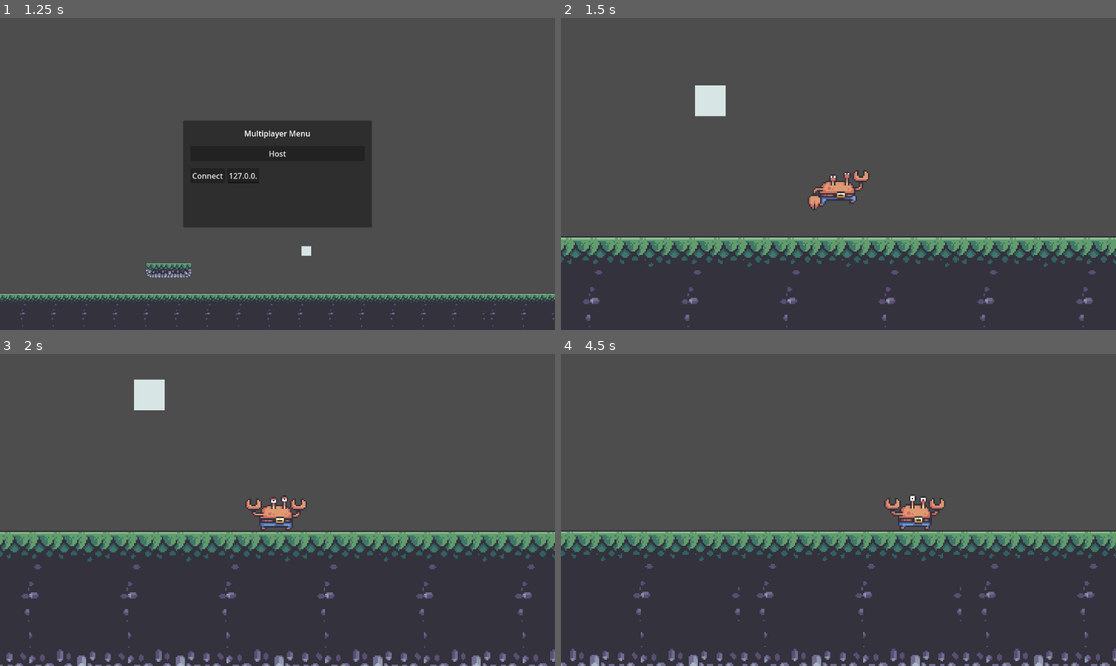
Above: before the commit, frames 1-4 (two rows, left to right).
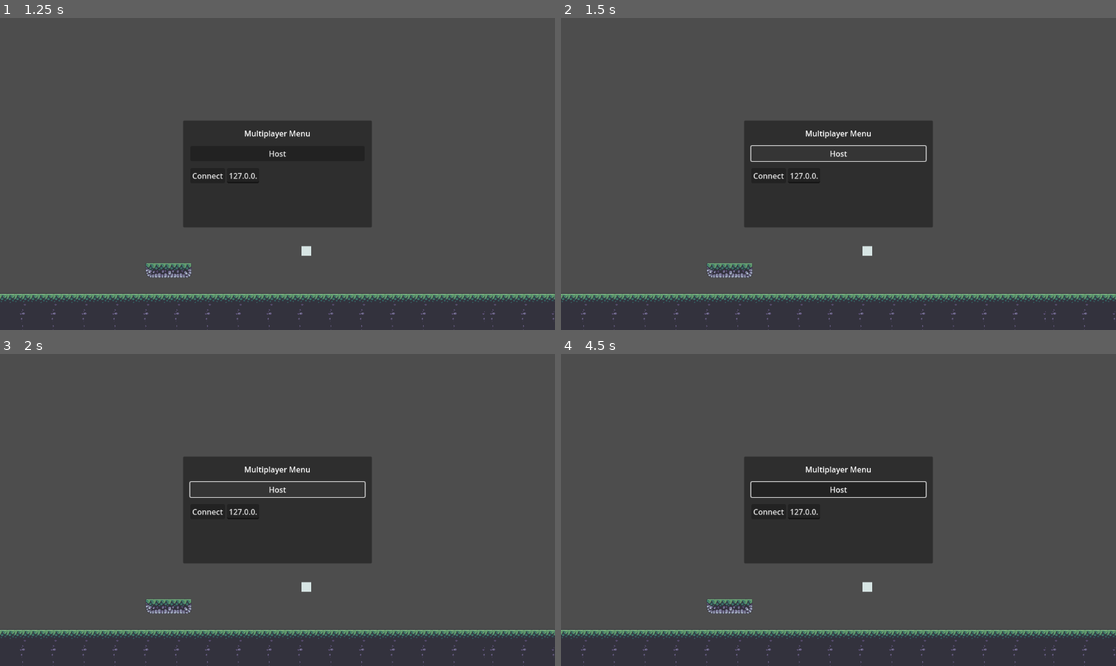
Above: after the commit, the same moments.

Repository: SMR-2023-Summer-Project/2DSideRacer
Game: Godot game, scene res://root/ui/title_screen/title_screen.tscn
Two runs of this game, one before a commit and one after it. Both use one fixed random seed, a clock stepped at 60 frames per second and the inputs below.
Inputs (mouse positions are in pixels of both pictures, inside the frame that each line leads up to):
- Up to frame 1 (1.25 s): click "PLAY!" at 0.5 s
- Up to frame 2 (1.5 s): click "Host" at 1.25 s
- Up to frame 3 (2 s): no input
- Up to frame 4 (4.5 s): move the mouse to (960, 494) at 2.02 s; hold Right (ui_right) 2.03-3.53 s; tap Shift (dash) every 0.75 s from 2.1 to 4.35 s; tap Up (jump) at 2.27, 3.02 s; move the mouse to (727, 525) at 2.77 s; move the mouse to (894, 441) at 3.52 s; hold Left (ui_left) 3.53-4.28 s; move the mouse to (810, 572) at 4.27 s; hold Right (ui_right) from 4.28 s (still down)

Frame 1 is identical in both runs. In frame 2, 30% of the frame differs, in the area x 0-100%, y 21-100%; in frame 3, 39%; in frame 4, 41%, in the area x 0-100%, y 32-100%.
Error before the commit: Assertion failed: UPNP Discover Failed! Error 24 (res://root/multiplayer/multiplayer.tscn::GDScript_463ds:48)

Commit message:
Adds checkpoints to the multiplayer scene

Diff:
--- a/root/multiplayer/multiplayer.tscn
+++ b/root/multiplayer/multiplayer.tscn
@@ -1,68 +1,9 @@
-[gd_scene load_steps=7 format=3 uid="uid://cdn18fm4gxl0m"]
-
-[ext_resource type="Texture2D" uid="uid://bhw1xco3bihrj" path="res://root/assets/sprites/tilesets/stone_grassy_tileset.png" id="1_pod0c"]
-[ext_resource type="Texture2D" uid="uid://2axj50dogn28" path="res://root/assets/sprites/backgrounds/Industrial_background_1.png" id="2_rxy47"]
-
-[sub_resource type="GDScript" id="GDScript_463ds"]
-script/source = "# author Cesar
-
-extends Node2D
-
-const PORT = 4433
-const Player = preload(\"res://root/entities/player/player.tscn\")
-
-var peer = ENetMultiplayerPeer.new()
-
-func _on_join_pressed():
-	$CanvasLayer.hide()
-	var txt : String = $CanvasLayer/MainMenu/MarginContainer/VBoxContainer/HBoxContainer/Address.text
-	if txt == \"\":
-		OS.alert(\"Need a remote to connect to.\")
-		return
-
-	peer.create_client(txt, PORT)
-	multiplayer.multiplayer_peer = peer
-
-func _on_host_pressed():
-	# Start as server.
-	$CanvasLayer.hide()
-
-	peer.create_server(PORT)
-	multiplayer.multiplayer_peer = peer
-
-	multiplayer.peer_connected.connect(add_player)
-	multiplayer.peer_disconnected.connect(remove_player)
-
-	add_player(multiplayer.get_unique_id())
-
-	upnp_setup()
-
-func add_player(peer_id):
-	var player = Player.instantiate()
-	player.name = str(peer_id)
-	add_child(player)
-
-func remove_player(peer_id):
-	var player = get_node_or_null(str(peer_id))
-	if player:
-		player.queue_free()
-
-func upnp_setup():
-	var upnp = UPNP.new()
-
-	var discover_result = upnp.discover()
-	assert(discover_result == UPNP.UPNP_RESULT_SUCCESS, \\
-		\"UPNP Discover Failed! Error %s\" % discover_result)
-
-	assert(upnp.get_gateway() and upnp.get_gateway().is_valid_gateway(), \\
-		\"UPNP Invalid Gateway!\")
-
-	var map_result = upnp.add_port_mapping(PORT)
-	assert(map_result == UPNP.UPNP_RESULT_SUCCESS, \\
-		\"UPNP Port Mapping Failed! Error %s\" % map_result)
-
-	print(\"Success! Join Address: %s\" % upnp.query_external_address())
-"
+[gd_scene load_steps=9 format=3 uid="uid://cdn18fm4gxl0m"]
+
+[ext_resource type="Texture2D" uid="uid://bekfk6muxscqh" path="res://root/assets/sprites/tilesets/stone_grassy_tileset.png" id="1_pod0c"]
+[ext_resource type="Texture2D" uid="uid://b84hhopl0xjto" path="res://root/assets/sprites/backgrounds/Industrial_background_1.png" id="2_rxy47"]
+[ext_resource type="Script" path="res://root/scenes/demo_scene/Global.gd" id="3_c6tnc"]
+[ext_resource type="Script" path="res://root/scenes/demo_scene/Checkpoint.gd" id="4_so2ev"]
 
 [sub_resource type="TileSetAtlasSource" id="TileSetAtlasSource_spn0y"]
 texture = ExtResource("1_pod0c")
@@ -825,9 +766,11 @@
 
 [sub_resource type="RectangleShape2D" id="RectangleShape2D_0drc7"]
 
+[sub_resource type="RectangleShape2D" id="RectangleShape2D_s8abx"]
+size = Vector2(94, 130)
+
 [node name="Multiplayer" type="Node2D"]
 position = Vector2(-5, -3)
-script = SubResource("GDScript_463ds")
 
 [node name="CanvasLayer" type="CanvasLayer" parent="."]
 
@@ -902,5 +845,26 @@
 _spawnable_scenes = PackedStringArray("res://root/entities/player/player.tscn")
 spawn_path = NodePath("..")
 
+[node name="Global" type="Node" parent="."]
+script = ExtResource("3_c6tnc")
+
+[node name="Checkpoint" type="Area2D" parent="."]
+position = Vector2(-779, 32)
+script = ExtResource("4_so2ev")
+
+[node name="CollisionShape2D" type="CollisionShape2D" parent="Checkpoint"]
+position = Vector2(3, -38)
+shape = SubResource("RectangleShape2D_s8abx")
+
+[node name="Checkpoint2" type="Area2D" parent="."]
+position = Vector2(546, 19)
+script = ExtResource("4_so2ev")
+
+[node name="CollisionShape2D" type="CollisionShape2D" parent="Checkpoint2"]
+position = Vector2(10, -36)
+shape = SubResource("RectangleShape2D_s8abx")
+
 [connection signal="pressed" from="CanvasLayer/MainMenu/MarginContainer/VBoxContainer/Host" to="." method="_on_host_pressed"]
 [connection signal="pressed" from="CanvasLayer/MainMenu/MarginContainer/VBoxContainer/HBoxContainer/Connect" to="." method="_on_join_pressed"]
+[connection signal="body_entered" from="Checkpoint" to="Checkpoint" method="_on_body_entered"]
+[connection signal="body_entered" from="Checkpoint2" to="Checkpoint2" method="_on_body_entered"]
--- a/root/scenes/demo_scene/Checkpoint.gd
+++ b/root/scenes/demo_scene/Checkpoint.gd
@@ -8,6 +8,6 @@
 func _on_body_entered(body: Node) -> void:
 
 	if x > 0:
-		print(self.position)
+		print(self.position)#prints current position
 		Global.updated_spawn(self.position)
 	x += 1
--- a/root/scenes/demo_scene/Global.gd
+++ b/root/scenes/demo_scene/Global.gd
@@ -3,7 +3,7 @@
 
 
 # Called when the node enters the scene tree for the first time.
-var spawn_point = Vector2(-496,32)#makes a global spawnpoint
+var spawn_point = Vector2(-550,8)#makes a global spawnpoint
 
 func updated_spawn(new_point):#Makes a function to change the spawnpoint
 	spawn_point = new_point
Not shown: 1 places in root/entities/player/player.tscn that only renumber resources
Not shown: 1 places in root/scenes/demo_scene/demo_scene.tscn that only renumber resources
Not shown: 1 places in root/scenes/demo_scene_2/demo_scene_2.tscn that only renumber resources
Not shown: 1 places in root/ui/title_screen/title_screen.tscn that only renumber resources
